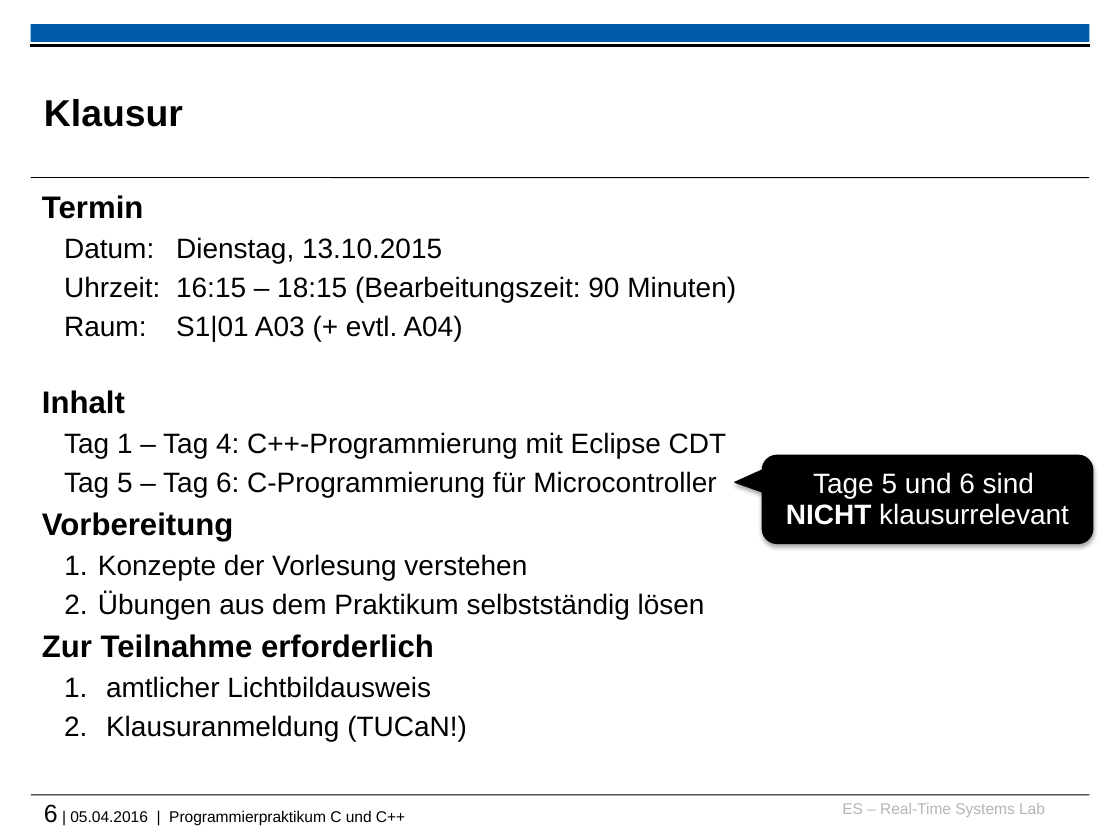
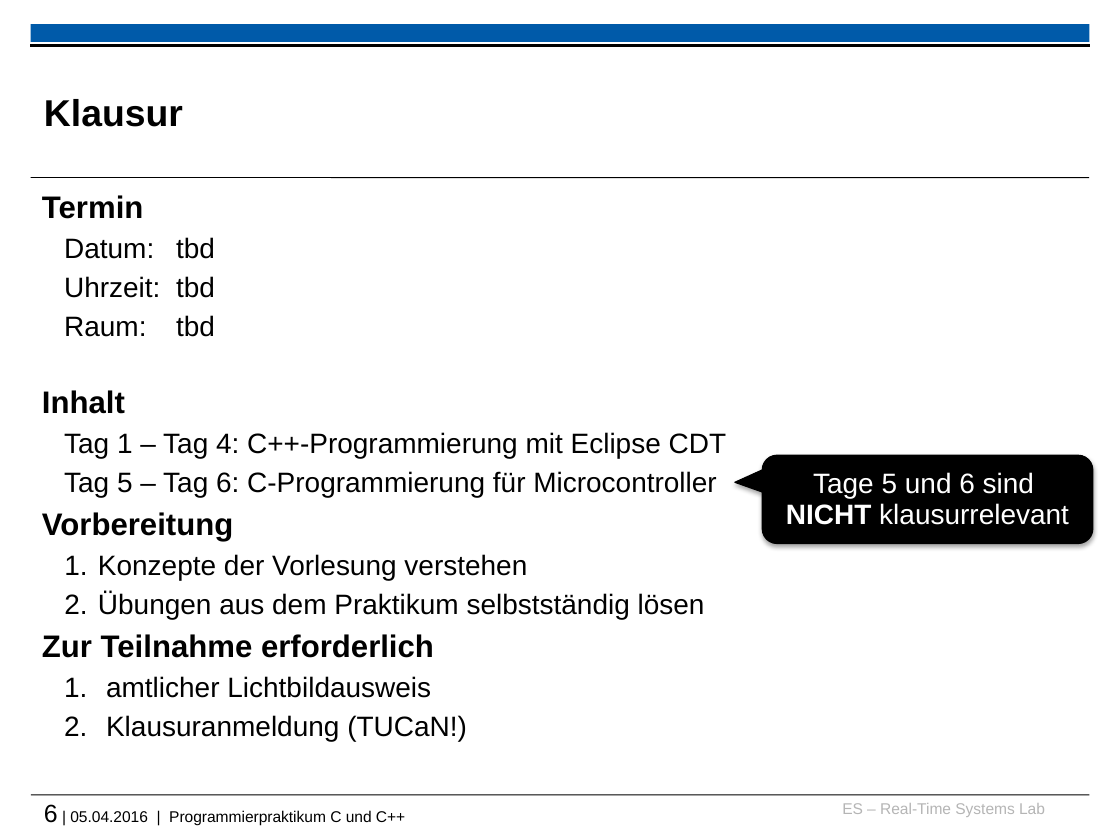
Before and after one commit to h82k/tud-cppp, a slide deck: slide 6 of cppp_lecture.pptx. Drawn at 1120x840 pixels with LibreOffice and Linux fonts; fonts in the diff are those of the drawing; background and template pictures are left out. Boxes give left, top, right and bottom in pixels: in the first picture for what was removed or moved away, otherwise in the second. Text is boxed around its words. In the diff, an @@ line names an element or a change of style, - is before the commit and + after.

```diff
--- a/cppp_lecture.pptx
+++ b/cppp_lecture.pptx
@@ text at bbox=[64, 237, 215, 337]: text changed @@
-  Datum: Dienstag, 13.10.2015
-  Uhrzeit: 16:15 – 18:15 (Bearbeitungszeit: 90 Minuten)
-  Raum: S1|01 A03 (+ evtl. A04)
+  Datum: tbd
+  Uhrzeit: tbd
+  Raum: tbd
```
Also in this commit, not shown: 3 other slides changed.
